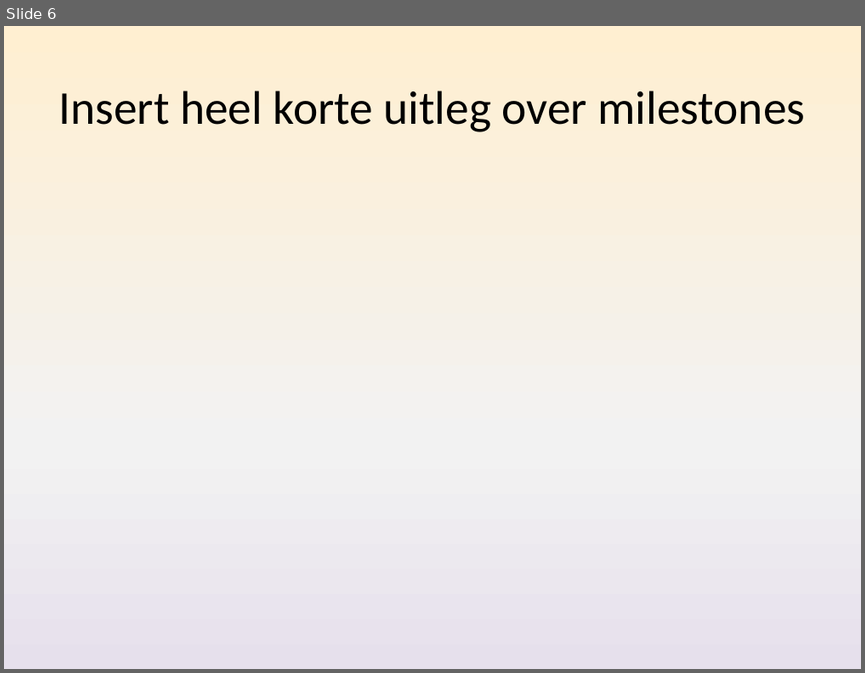
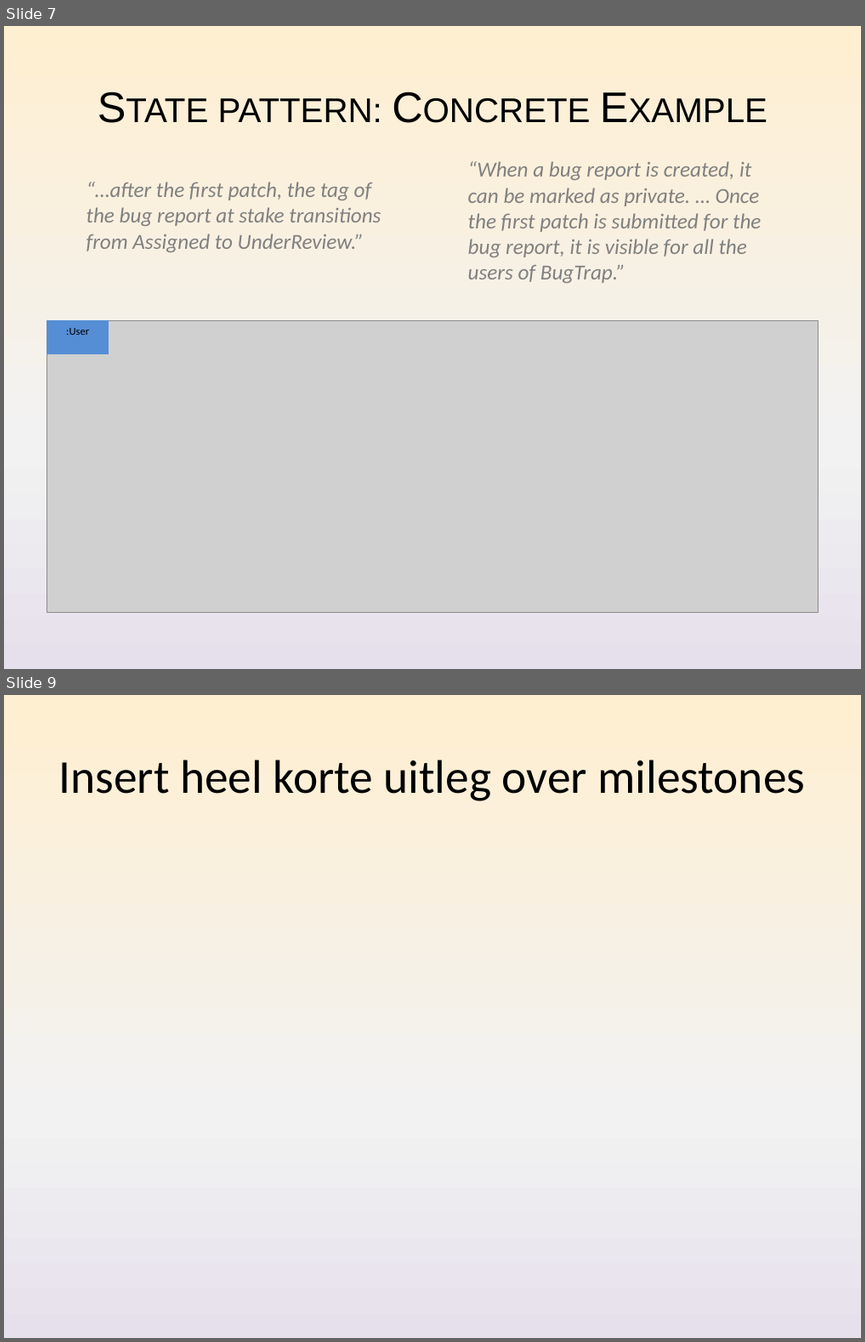
Before and after one commit to Nickelium/Software-Development, a slide deck: Presentaties/Iteratie 2/SWOP Presentatie 2 Inhoud.pptx. Shown one above the other, each under a label of ours: slide 6 before the commit, slides 7 and 9 after it; the slides between them are not shown. The pictures are 865x673 and 865x1342 pixels, drawn with LibreOffice and Linux fonts; fonts in the diff are those of the drawing; grey boxes stand for pictures. Boxes give left, top, right and bottom in pixels: in the first picture for what was removed or moved away, otherwise in the second. Text is boxed around its words. In the diff, an @@ line names an element or a change of style, - is before the commit and + after.

```diff
--- a/Presentaties/Iteratie 2/SWOP Presentatie 2 Inhoud.pptx
+++ b/Presentaties/Iteratie 2/SWOP Presentatie 2 Inhoud.pptx
@@ slide 7 added at (4,26,861,669), background gradient #FFEFD1 to #F2F2F2 to #E6E0EC @@
@@ title added at (218,98,382,122), 36 pt, text #000000, small capitals @@
+State pattern: Concrete Example
@@ text added at (468,161,760,283), 18 pt, text #808080, italic @@
+“When a bug report is created, it can be marked as private. … Once the first patch is submitted for the bug report, it is visible for all the users of BugTrap.”
@@ text added at (86,182,381,252), 18 pt, text #808080, italic @@
+“…after the first patch, the tag of the bug report at stake transitions from Assigned to UnderReview.”
@@ picture added at (46,321,818,612) @@
@@ rectangle added at (46,321,109,354), fill #558ED5, 9 pt, text #000000 @@
+:User
@@ what was slide 6 is now slide 9 @@
```
Also in this commit, not shown: 1 slide changed, 3 other slides added, 1 slide removed, 8 other files.
